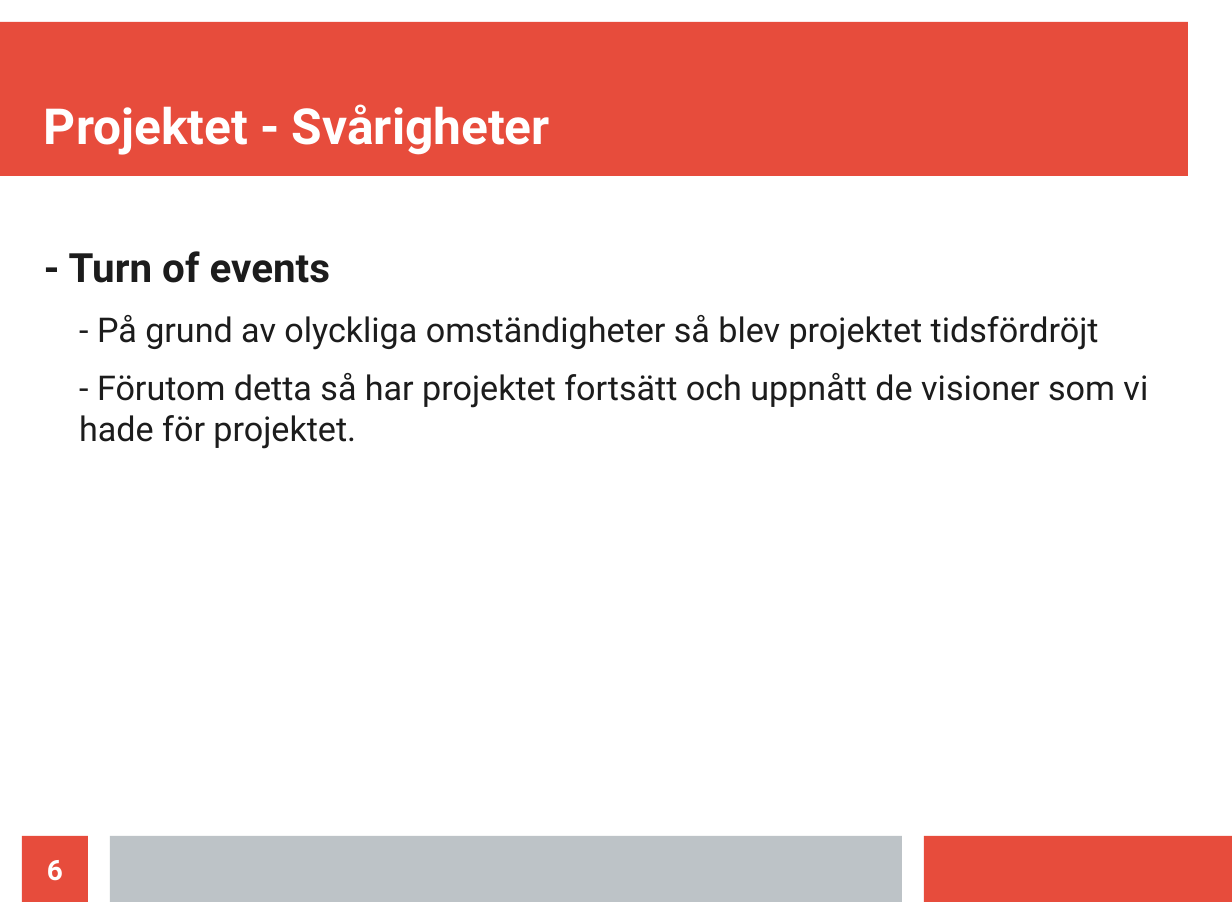
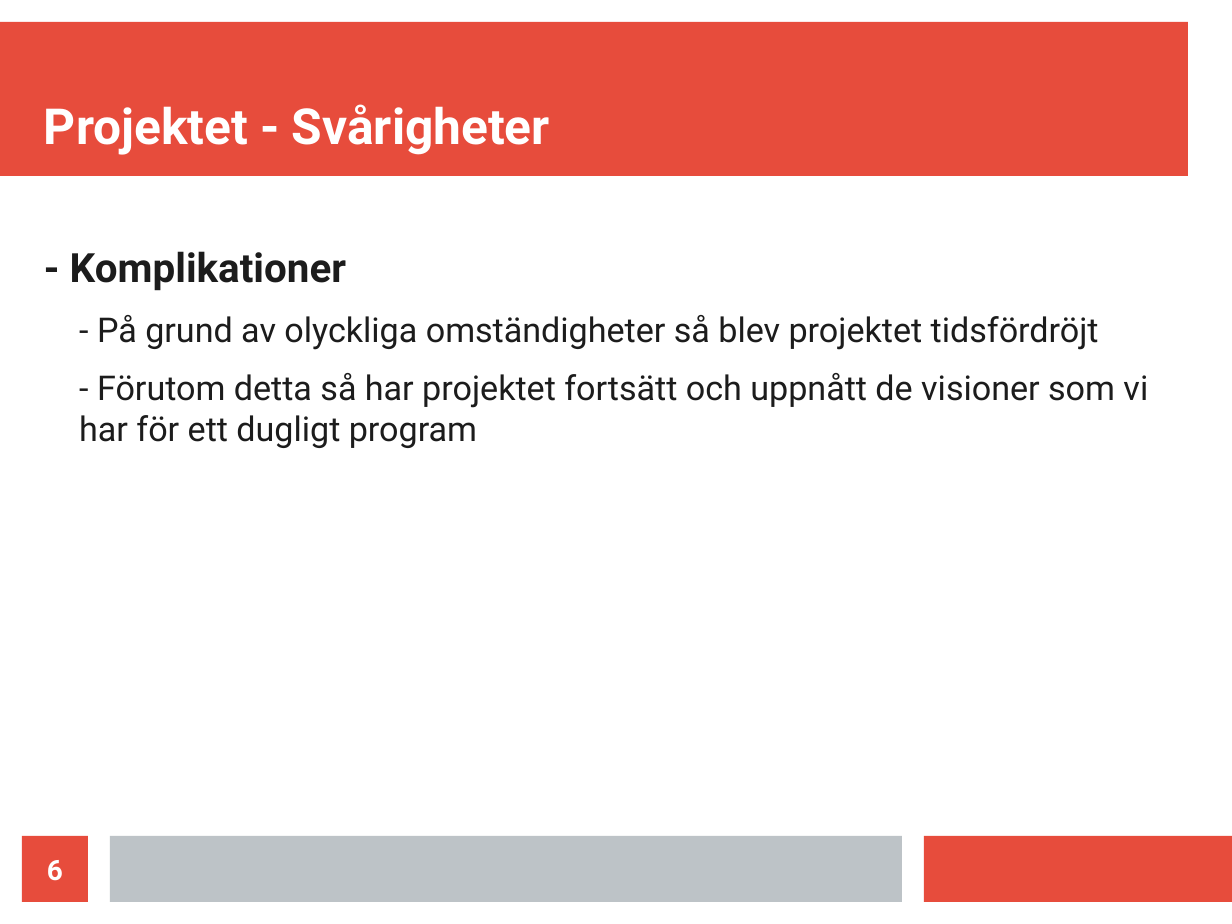
Before and after one commit to Nastynick/NewProject, a slide deck: slide 6 of Project2/Resources/Powerpoint project2.odp. Drawn at 1232x924 pixels with LibreOffice and Linux fonts; fonts in the diff are those of the drawing. Boxes give left, top, right and bottom in pixels: in the first picture for what was removed or moved away, otherwise in the second. Text is boxed around its words. In the diff, an @@ line names an element or a change of style, - is before the commit and + after.

```diff
--- a/Project2/Resources/Powerpoint project2.odp
+++ b/Project2/Resources/Powerpoint project2.odp
@@ text at [70,251,346,291]: text changed @@
-- Turn of events
+- Komplikationer
@@ text at [79,373,1148,448]: text changed @@
-  - Förutom detta så har projektet fortsätt och uppnått de visioner som vi hade för projektet.
+  - Förutom detta så har projektet fortsätt och uppnått de visioner som vi har för ett dugligt program
```
Also in this commit, not shown: 5 other slides changed, 1 slide removed, 8 other files.
